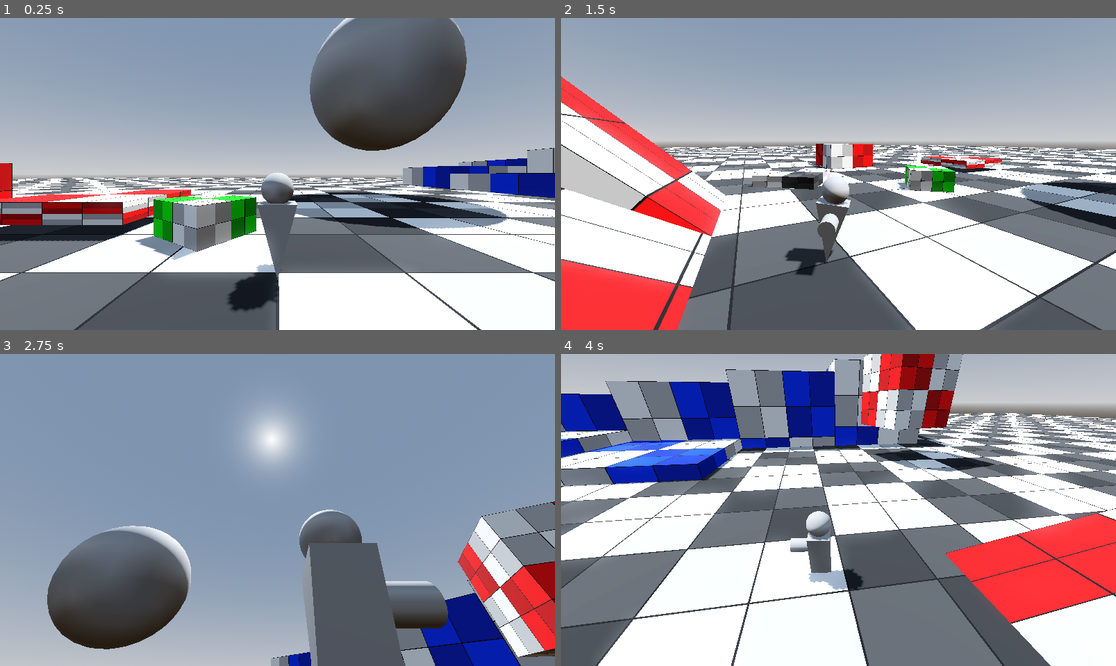
Above: before the commit, frames 1-4 (two rows, left to right).
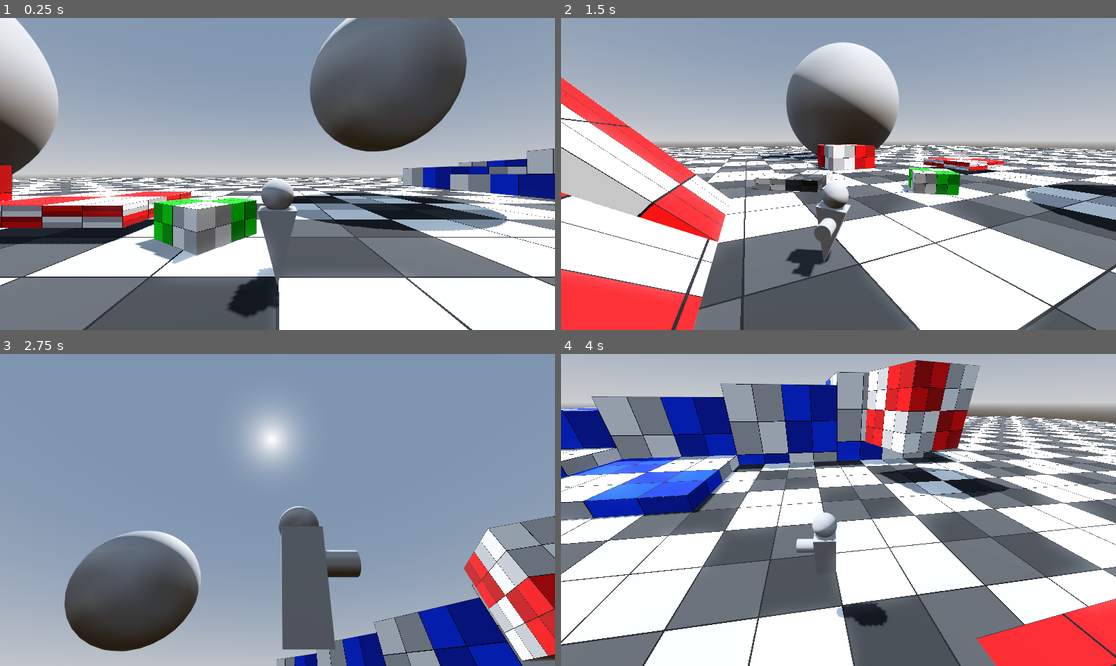
Above: after the commit, the same moments.

Repository: SyntronicZero/floatingblockgame
Game: Godot game, scene res://Levels/TESTING/test_level.tscn
Two runs of this game, one before a commit and one after it. Both use one fixed random seed, a clock stepped at 60 frames per second and the inputs below.
Inputs (mouse positions are in pixels of both pictures, inside the frame that each line leads up to):
- Up to frame 1 (0.25 s): no input
- Up to frame 2 (1.5 s): tap Enter at 0.5 s; move the mouse to (960, 158) at 0.52 s; hold D (Right) 0.53-1.28 s; tap Space (Jump) at 0.6, 0.77, 1.07 s; click (960, 158) at 0.67 s; move the mouse to (727, 189) at 1.27 s; hold S (Backward) from 1.28 s (still down); tap T at 1.35 s
- Up to frame 3 (2.75 s): tap Space (Jump) at 1.52, 1.55, 1.82, 2.3 s; move the mouse to (333, 441) at 2.02 s; release S (Backward) at 2.03 s; hold D (Right) from 2.03 s (still down); tap Y at 2.1 s
- Up to frame 4 (4 s): move the mouse to (810, 572) at 2.77 s; release D (Right) at 2.78 s; hold W (Forward) 2.78-3.53 s; tap Z at 2.85 s; click (810, 572) at 2.92 s; tap Space (Jump) at 3.02, 3.05, 3.32, 3.77, 3.8 s; move the mouse to (1005, 556) at 3.52 s; hold A (Left) from 3.53 s (still down); tap G at 3.6 s

The runs differ from the first frame. In frame 1, 15% of the frame differs, in the area x 0-100%, y 0-100%; in frame 2, 22%; in frame 3, 15%; in frame 4, 67%.

Commit message:
Changed character to a rigidbody3D. Greatly improved momentum and overall feel. Slopes are still an issue

Diff:
--- a/Levels/TESTING/RotateObject.gd
+++ b/Levels/TESTING/RotateObject.gd
@@ -4,5 +4,5 @@
 @export var rotation_direction: Vector3
 # Called when the node enters the scene tree for the first time.
 
-func _physics_process(delta: float) -> void:
+func _physics_process(_delta: float) -> void:
 	quaternion = Quaternion(rotation_direction.normalized(), rotation_speed) * quaternion
--- a/Levels/TESTING/test_level.tscn
+++ b/Levels/TESTING/test_level.tscn
@@ -7,7 +7,7 @@
 [ext_resource type="Texture2D" uid="uid://p3n1wc5jqtho" path="res://textures/PLACEHOLDER/checker_black.png" id="3_3vr6k"]
 [ext_resource type="Script" uid="uid://bh7b34btwx806" path="res://Player/smooth_camera.gd" id="3_ibrtv"]
 [ext_resource type="Texture2D" uid="uid://ck5jrmb6vq8dl" path="res://textures/PLACEHOLDER/checker_green.png" id="4_ibrtv"]
-[ext_resource type="PackedScene" uid="uid://cydn4sn5afbde" path="res://Player/player.tscn" id="5_t346a"]
+[ext_resource type="PackedScene" uid="uid://bip3hy0utg1w8" path="res://Player RigidBody/player_rigid_body.tscn" id="8_ibrtv"]
 
 [sub_resource type="ProceduralSkyMaterial" id="ProceduralSkyMaterial_46lwt"]
 sky_horizon_color = Color(0.662243, 0.671743, 0.686743, 1)
@@ -87,7 +87,17 @@
 albedo_texture = ExtResource("3_3vr6k")
 texture_filter = 0
 
+[sub_resource type="SphereShape3D" id="SphereShape3D_ibrtv"]
+radius = 10.0
+
+[sub_resource type="SphereMesh" id="SphereMesh_t346a"]
+radius = 10.0
+height = 20.0
+
 [node name="TestLevel" type="Node3D"]
+
+[node name="PlayerRigidBody" parent="." instance=ExtResource("8_ibrtv")]
+transform = Transform3D(1, 0, 0, 0, 1, 0, 0, 0, 1, 0, 1.39393, 0)
 
 [node name="WorldEnvironment" type="WorldEnvironment" parent="."]
 environment = SubResource("Environment_gmgay")
@@ -245,5 +255,13 @@
 radial_segments = 36
 rings = 18
 
-[node name="Player" parent="." instance=ExtResource("5_t346a")]
-transform = Transform3D(1, 0, 0, 0, 1, 0, 0, 0, 1, 0, 0.754194, 0)
+[node name="Node3D" type="Node3D" parent="Environment"]
+transform = Transform3D(1, 0, 0, 0, 1, 0, 0, 0, 1, -28.893, 8.97268, -9.21101)
+
+[node name="StaticBody3D" type="StaticBody3D" parent="Environment/Node3D"]
+
+[node name="CollisionShape3D" type="CollisionShape3D" parent="Environment/Node3D/StaticBody3D"]
+shape = SubResource("SphereShape3D_ibrtv")
+
+[node name="MeshInstance3D" type="MeshInstance3D" parent="Environment/Node3D/StaticBody3D"]
+mesh = SubResource("SphereMesh_t346a")
--- /dev/null
+++ b/Player RigidBody/player_rigid_body.gd
@@ -0,0 +1,129 @@
+extends RigidBody3D
+
+#region Nodes
+@onready var mesh_rotation_y_node: Node3D = $MeshRotationY
+@onready var mesh_rotation_z_node: Node3D = $MeshRotationY/MeshRotationZ
+@onready var gravity_rotation_node: Node3D = $GravityRotation
+@onready var floor_col_check_node: RayCast3D = $GravityRotation/FloorColCheck
+
+#endregion
+
+@export var camera_node: Node3D
+var camera_basis: Basis
+var camera_global_basis: Basis
+
+const MESH_ROTATION_SPEED = 15.0
+var _theta: float
+const ACCELERATION = 5.0
+const DECCELERATION = 1.0
+const SPEED = 10
+const JUMP_VELOCITY = 9
+var gravity = 20
+
+var input_dir: Vector2
+var direction: Vector3
+
+var set_up_direction: Quaternion
+var new_rotation: Quaternion
+var gravity_direction: Vector3 = Vector3(0, -1, 0)
+var local_velocity: Vector3
+
+func _ready() -> void:
+	if camera_node != null:
+		camera_basis = camera_node.cam_basis
+
+func _input(_event: InputEvent) -> void:
+	if Input.is_action_pressed("Right Bumper"):
+		if camera_node.look_detection_node.is_colliding():
+			gravity_direction = -camera_node.look_detection_node.get_collision_normal()
+
+var p_local_velocity_abs: Vector3
+var c_local_velocity: Vector3
+
+func _physics_process(_delta: float) -> void:
+	prev_smooth_abs = GravityFunctions.get_local_velocity_abs(smooth_move, camera_global_basis) #gets the current local absplute smooth from the smooth_move var
+
+var jumped: bool
+
+func _integrate_forces(state: PhysicsDirectBodyState3D) -> void:
+	camera_basis = camera_node.cam_basis
+	camera_global_basis = camera_node.cam_global_basis
+	set_constant_force(gravity * gravity_direction) #gravity
+	if is_on_floor(state):
+		physics_material_override.friction = 1
+	else:
+		physics_material_override.friction = 0
+
+	c_local_velocity = GravityFunctions.get_local_velocity_direction(p_local_velocity_abs, GravityFunctions.get_local_velocity_abs(linear_velocity, camera_global_basis))
+	p_local_velocity_abs = GravityFunctions.get_local_velocity_abs(linear_velocity, camera_global_basis)
+
+	if Input.is_action_just_pressed("Jump") and is_on_floor(state):
+		apply_impulse(JUMP_VELOCITY * camera_global_basis.y)
+		print(c_local_velocity.y)
+		jumped = true
+	#if Input.is_action_just_released("Jump") and jumped:
+		#linear_velocity -= (c_local_velocity.y / 2) * camera_global_basis.y
+		#print("canceled")
+		#jumped = false
+		#pass
+
+
+	_get_movement_input()
+	if floor_col_check_node.is_colliding():
+		#global_position += ((floor_col_check_node.target_position + Vector3(0, 1, 0)) * camera_global_basis.y)
+		position += (_ground_movement(state.step, 1)) * state.step
+		_mesh_rotation(state.step, 1)
+		linear_damp = 0
+
+	else:
+		position += (_ground_movement(state.step, .3)) * state.step
+		_mesh_rotation(state.step, .5)
+		linear_damp = .5
+	gravity_rotation(gravity_direction)
+
+	pass
+
+
+var smooth_move: Vector3
+var platform_velocity: Vector3
+var current_smooth_velocity: Vector3
+var prev_smooth_abs: Vector3
+var floor_normal
+
+func _ground_movement(delta, friction) -> Vector3:
+	var forward = camera_global_basis.z
+	var right = camera_global_basis.x
+	var movement: Vector3
+	movement = forward * input_dir.y * SPEED
+	movement += right * input_dir.x * SPEED
+	smooth_move = lerp(smooth_move, movement, ACCELERATION * delta * friction)
+	return smooth_move
+
+func is_on_floor(state: PhysicsDirectBodyState3D) -> bool:
+	for contact in state.get_contact_count():
+		var contact_normal = state.get_contact_local_normal(contact)
+		if contact_normal.dot(-gravity_direction) > .8:
+			return true
+	return false
+
+func _mesh_rotation(delta, rotation_strength: float):
+	var theta_remaped = remap(abs(_theta), 3, .01, 1, 0.03)
+	if direction: #rotates y axis
+		_theta = wrapf(atan2(-direction.x, -direction.z) - mesh_rotation_y_node.rotation.y, -PI, PI)
+		mesh_rotation_y_node.rotation.y += clamp(theta_remaped * MESH_ROTATION_SPEED * delta * rotation_strength, 0, abs(_theta)) * sign(_theta)
+	if abs(_theta) > deg_to_rad(2) and direction: #rotates z axis
+		mesh_rotation_z_node.rotation.z = lerp(mesh_rotation_z_node.rotation.z, clamp(theta_remaped * sign(_theta), -deg_to_rad(25), deg_to_rad(25)), .2)
+	else:
+		mesh_rotation_z_node.rotation.z = lerp(mesh_rotation_z_node.rotation.z, 0.0, .2)
+
+func gravity_rotation(grav_direction) -> void:
+	gravity_rotation_node.position = position
+	if gravity_direction:
+		set_up_direction = Quaternion(gravity_rotation_node.global_basis.y, -grav_direction) * gravity_rotation_node.quaternion
+	new_rotation = new_rotation.slerp(set_up_direction, .1)
+	gravity_rotation_node.global_basis = set_up_direction
+	global_basis = new_rotation
+
+func _get_movement_input() -> void:
+	input_dir = Input.get_vector("Left", "Right", "Forward", "Backward")
+	direction = (camera_basis * Vector3(input_dir.x, 0, input_dir.y))
--- /dev/null
+++ b/Player RigidBody/player_rigid_body.tscn
@@ -0,0 +1,66 @@
+[gd_scene load_steps=9 format=3 uid="uid://bip3hy0utg1w8"]
+
+[ext_resource type="Script" uid="uid://dvfxp4t0og5if" path="res://Player RigidBody/player_rigid_body.gd" id="1_1hk6k"]
+[ext_resource type="PackedScene" uid="uid://b2ghb5wuku086" path="res://Player/3rd_person_cam.tscn" id="2_od6ac"]
+[ext_resource type="Script" uid="uid://bh7b34btwx806" path="res://Player/smooth_camera.gd" id="3_6yu45"]
+
+[sub_resource type="PhysicsMaterial" id="PhysicsMaterial_1hk6k"]
+rough = true
+
+[sub_resource type="CapsuleShape3D" id="CapsuleShape3D_hvfyp"]
+
+[sub_resource type="PrismMesh" id="PrismMesh_4ntmi"]
+size = Vector3(1, 1.094, 0.784)
+
+[sub_resource type="SphereMesh" id="SphereMesh_l8h54"]
+
+[sub_resource type="CylinderMesh" id="CylinderMesh_btcbx"]
+
+[node name="PlayerRigidBody" type="RigidBody3D" node_paths=PackedStringArray("camera_node")]
+collision_layer = 0
+physics_material_override = SubResource("PhysicsMaterial_1hk6k")
+gravity_scale = 0.0
+lock_rotation = true
+contact_monitor = true
+max_contacts_reported = 10
+script = ExtResource("1_1hk6k")
+camera_node = NodePath("GravityRotation/3rdPersonCam")
+
+[node name="CollisionShape3D" type="CollisionShape3D" parent="."]
+shape = SubResource("CapsuleShape3D_hvfyp")
+
+[node name="GravityRotation" type="Node3D" parent="."]
+top_level = true
+
+[node name="CamLerpPos" type="Marker3D" parent="GravityRotation"]
+transform = Transform3D(1, 0, 0, 0, 1, 0, 0, 0, 1, 0, 0.935663, 0)
+
+[node name="3rdPersonCam" parent="GravityRotation" node_paths=PackedStringArray("cam_lerp_node") instance=ExtResource("2_od6ac")]
+transform = Transform3D(1, 0, 0, 0, 1, 0, 0, 0, 1, 0, 0.935663, 0)
+cam_lerp_node = NodePath("../CamLerpPos")
+zoom = 5.0
+
+[node name="FloorColCheck" type="RayCast3D" parent="GravityRotation"]
+target_position = Vector3(0, -1.2, 0)
+
+[node name="MeshRotationY" type="Node3D" parent="."]
+
+[node name="MeshRotationZ" type="Node3D" parent="MeshRotationY"]
+
+[node name="SmoothPlayer" type="Node3D" parent="."]
+script = ExtResource("3_6yu45")
+follow_target = NodePath("../MeshRotationY/MeshRotationZ")
+
+[node name="MeshInstance3D" type="MeshInstance3D" parent="SmoothPlayer"]
+transform = Transform3D(0.724, 0, 0, 0, -1.24523, 1.08862e-07, 0, -6.32941e-08, -0.724, 0, -0.308898, 0)
+mesh = SubResource("PrismMesh_4ntmi")
+skeleton = NodePath("../../MeshRotationY/MeshRotationZ")
+
+[node name="MeshInstance3D2" type="MeshInstance3D" parent="SmoothPlayer"]
+transform = Transform3D(0.637776, 0, 0, 0, -0.637776, 5.57562e-08, 0, -5.57562e-08, -0.637776, 0, 0.635454, -2.13163e-14)
+mesh = SubResource("SphereMesh_l8h54")
+skeleton = NodePath("../MeshInstance3D")
+
+[node name="MeshInstance3D3" type="MeshInstance3D" parent="SmoothPlayer"]
+transform = Transform3D(0.362, 0, 0, 0, -1.58235e-08, 0.362, 0, -0.362, -1.58235e-08, 0, 0, -0.388559)
+mesh = SubResource("CylinderMesh_btcbx")
--- a/Player/3rd_person_cam.gd
+++ b/Player/3rd_person_cam.gd
@@ -40,7 +40,7 @@
 	if smooth_rotation == true:
 		smooth_y_node.top_level = true
 
-func _physics_process(delta: float) -> void:
+func _physics_process(_delta: float) -> void:
 	if cam_lerp_node != null:
 		transform = lerp(transform, cam_lerp_node.global_transform, .3)
 	#camera_location_z_node.position.z = lerp(camera_location_z_node.position.z, zoom, .1)
@@ -52,7 +52,7 @@
 	smooth_camera_rot(smooth_rotation)
 	camera_rotation_y_copy_node.basis = camera_rotation_y_node.basis
 
-func _input(event: InputEvent) -> void:
+func _input(_event: InputEvent) -> void:
 	input_dir = Input.get_vector("Cont Look Left", "Cont Look Right", "Cont Look Up", "Cont Look Down")
 
 func _unhandled_input(event: InputEvent) -> void:
@@ -62,7 +62,7 @@
 		camera_rotation.x = clamp(camera_rotation.x, deg_to_rad(-90), deg_to_rad(90))
 		#print("rotating")
 
-func _camera_movement(camera_rot_var, input_vector) -> void:
+func _camera_movement(_camera_rot_var, input_vector) -> void:
 	if input_vector: #controller input
 		camera_rotation.y += (-input_vector.x * CONTROLLER_SENSITIVITY)
 		camera_rotation.x += (-input_vector.y * CONTROLLER_SENSITIVITY)
@@ -78,6 +78,6 @@
 	camera_location_z_node.position.z = min(lerp(camera_location_z_node.position.z, zoom, .1), hit_length)
 
 func smooth_camera_rot(boolean: bool) -> void:
-	if smooth_rotation:
+	if boolean:
 		smooth_y_node.global_position = free_cam_node.global_position
 		smooth_y_node.global_basis = lerp(smooth_y_node.global_basis, free_cam_node.global_basis, .1)
--- a/Player/player.gd
+++ b/Player/player.gd
@@ -34,22 +34,31 @@
 		camera_basis = camera_node.cam_basis
 
 func _input(event: InputEvent) -> void:
-	if Input.is_action_just_pressed("Right Bumper"):
+	if Input.is_action_pressed("Right Bumper"):
 		if camera_node.look_detection_node.is_colliding():
 			gravity_direction = -camera_node.look_detection_node.get_collision_normal()
 
+var c_local_velocity_abs: Vector3
+var c_local_velocity: Vector3
 
 func _physics_process(delta: float) -> void:
 	# Add the gravity.
 	camera_basis = camera_node.cam_basis
 	camera_global_basis = camera_node.cam_global_basis
 	prev_smooth_abs = GravityFunctions.get_local_velocity_abs(smooth_move, camera_global_basis) #gets the current local absplute smooth from the smooth_move var
+
+	c_local_velocity = GravityFunctions.get_local_velocity_direction(c_local_velocity_abs, GravityFunctions.get_local_velocity_abs(velocity, camera_global_basis))
+	c_local_velocity_abs = GravityFunctions.get_local_velocity_abs(velocity, camera_global_basis)
+	#print(c_local_velocity.y)
+
 	if is_on_floor() == false:
 		set_gravity_speed += -20 * delta
 		print("gravity")
 		floor_normal = Vector3(1, 1, 1)
 	else:
 		set_gravity_speed = 0
+		floor_normal = get_floor_normal() * camera_global_basis.y
+		apply_floor_snap()
 
 
 	#if floor_col_check_node.is_colliding() and not Input.is_action_just_pressed("Jump"):
@@ -101,25 +110,25 @@
 	var right = camera_global_basis.x
 	var movement: Vector3
 	var on_platform: bool = false
+	#print((forward * get_real_velocity()).length())
 	movement = forward * input_dir.y * SPEED
 	movement += right * input_dir.x * SPEED
 	if get_platform_velocity() and (is_on_floor() or floor_col_check_node.is_colliding()):
 		platform_velocity = get_platform_velocity()
 	smooth_move = lerp(smooth_move, movement, ACCELERATION * delta * friction)
-	print(str(GravityFunctions.get_local_velocity_abs(smooth_move, camera_global_basis)) + " local y")
+	#var move_corrected =
+	#print(str(GravityFunctions.get_local_velocity_abs(smooth_move, camera_global_basis)) + " local y")
 	current_smooth_velocity = GravityFunctions.get_local_velocity_direction(prev_smooth_abs, GravityFunctions.get_local_velocity_abs(smooth_move, camera_global_basis))
-	print(str((smooth_move * camera_global_basis.y).length()) + " smooth y")
+	#print(str((smooth_move * camera_global_basis.y).length()) + " smooth y")
 	if is_on_floor() or floor_col_check_node.is_colliding():
 		platform_velocity = lerp(platform_velocity, get_platform_velocity() * 2, ACCELERATION * delta * friction)
 
-	if get_platform_velocity():
-		velocity = smooth_move + (set_gravity_speed * camera_global_basis.y) - (clamp(current_smooth_velocity.y, 0, 1) * camera_global_basis.y) #clamp cancels out smooth move y in the positive direction
-	else:
-		velocity = smooth_move + (set_gravity_speed * camera_global_basis.y) + platform_velocity - (clamp(current_smooth_velocity.y, 0, 1) * camera_global_basis.y)
-
-	#print(str(movement) + " movement")
-	##print(str(velocity) + " velocity")
-	#print(local_velocity)
+	#if get_platform_velocity():
+		#velocity = smooth_move + (set_gravity_speed * camera_global_basis.y) - (clamp(current_smooth_velocity.y, 0, 1) * camera_global_basis.y) #clamp cancels out smooth move y in the positive direction
+	#else:
+		#velocity = (smooth_move) + (set_gravity_speed * camera_global_basis.y) + platform_velocity - (clamp(current_smooth_velocity.y, 0, 1) * camera_global_basis.y)
+	#
+	velocity += _modified_velocity()
 
 func _mesh_rotation(delta, rotation_strength: float):
 	#var mesh_direction = atan2(-direction.x, -direction.z)
@@ -151,3 +160,10 @@
 	up_direction = -gravity_direction
 	gravity_rotation_node.global_basis = set_up_direction
 	global_basis = new_rotation
+
+func _modified_velocity() -> Vector3:
+	var modified_velocity
+	var y_cancel = velocity - (c_local_velocity.y * camera_global_basis.y)
+	modified_velocity = smooth_move - y_cancel.limit_length(SPEED)
+	print(modified_velocity)
+	return modified_velocity
--- a/project.godot
+++ b/project.godot
@@ -87,3 +87,12 @@
 "events": [Object(InputEventJoypadButton,"resource_local_to_scene":false,"resource_name":"","device":-1,"button_index":10,"pressure":0.0,"pressed":true,"script":null)
 ]
 }
+
+[physics]
+
+jolt_physics_3d/simulation/position_steps=10
+
+[rendering]
+
+anti_aliasing/quality/msaa_3d=3
+anti_aliasing/quality/screen_space_aa=1
Not shown: 1 places in Levels/TESTING/test_level.tscn that only renumber resources
Not shown, added: Player RigidBody/player_rigid_body.gd.uid
